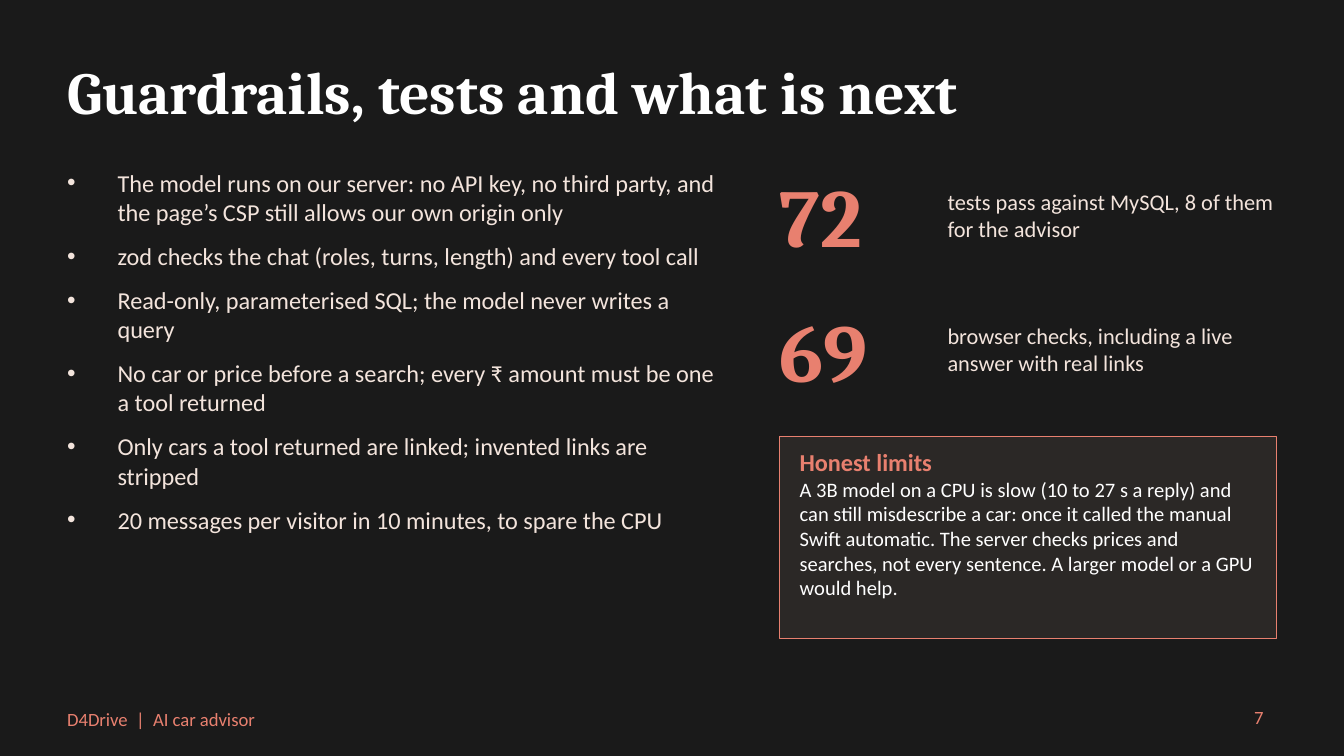
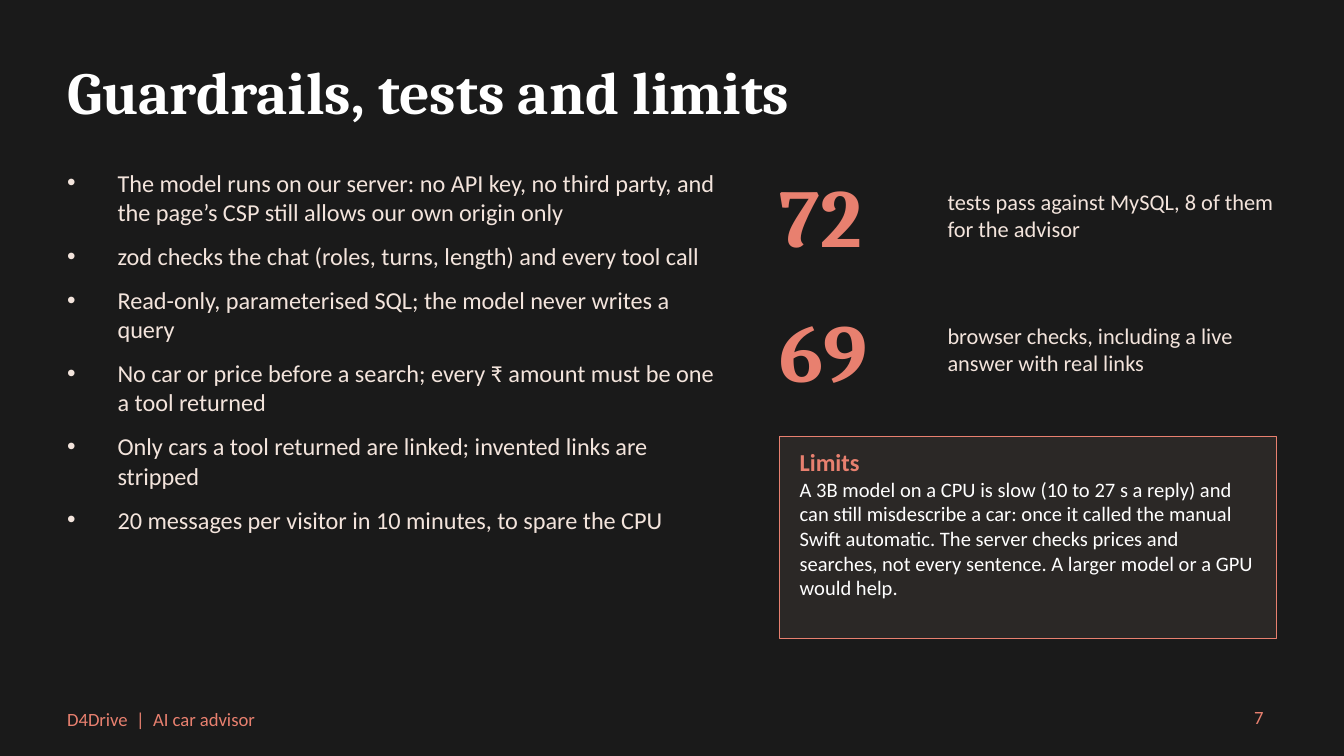
Before and after one commit to vrrroro/D4Drive, a slide deck: slide 7 of docs/presentation/D4Drive-AI-Car-Advisor.pptx. Drawn at 1344x756 pixels with LibreOffice and Linux fonts; fonts in the diff are those of the drawing. Boxes give left, top, right and bottom in pixels: in the first picture for what was removed or moved away, otherwise in the second. Text is boxed around its words. In the diff, an @@ line names an element or a change of style, - is before the commit and + after.

```diff
--- a/docs/presentation/D4Drive-AI-Car-Advisor.pptx
+++ b/docs/presentation/D4Drive-AI-Car-Advisor.pptx
@@ title at <box>67,72,790,122</box>: text changed @@
-Guardrails, tests and what is next
+Guardrails, tests and limits
@@ text at <box>800,454,860,471</box>: text changed @@
-Honest limits
+Limits
```
Also in this commit, not shown: 3 other slides changed, 2 other files.
